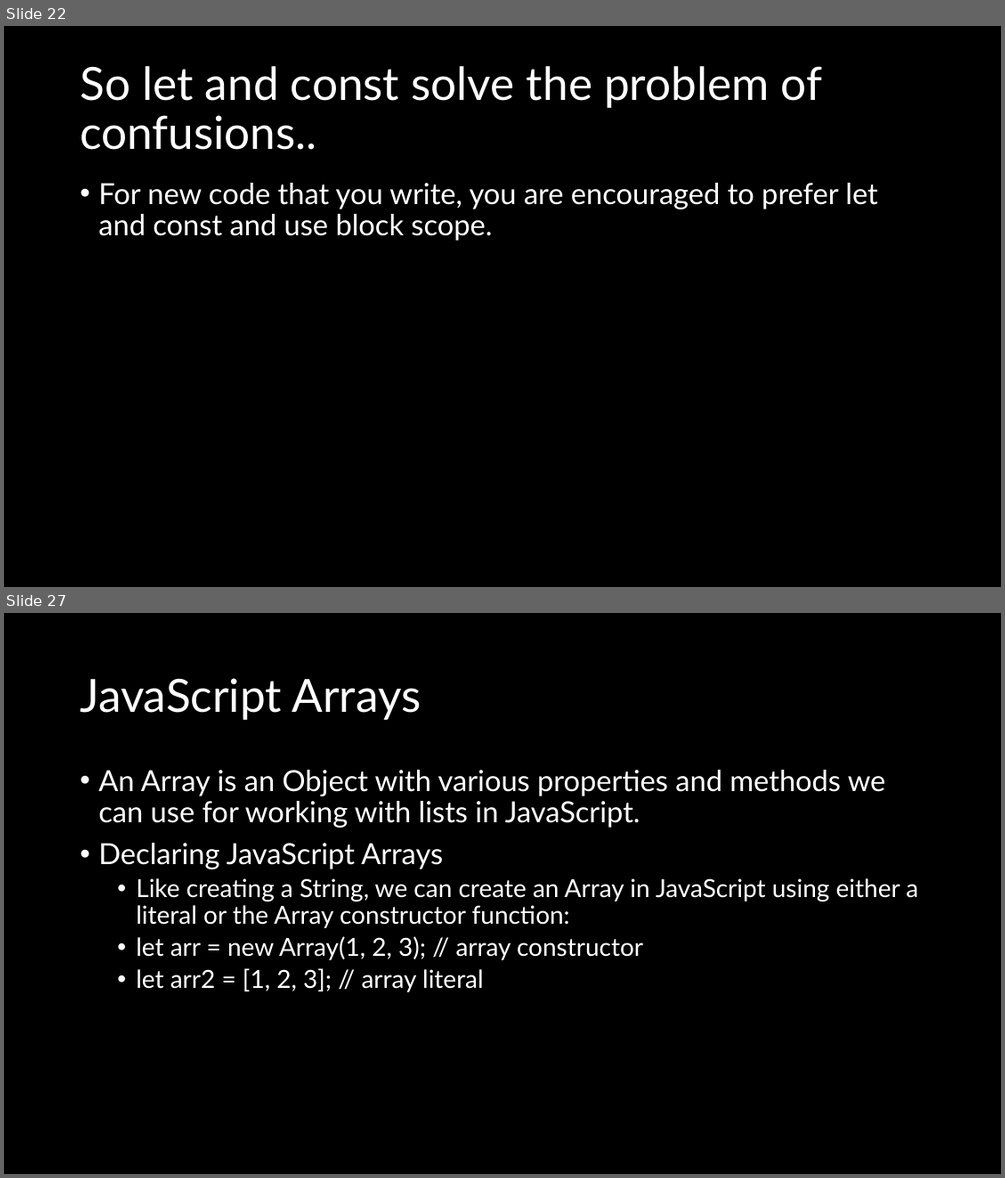
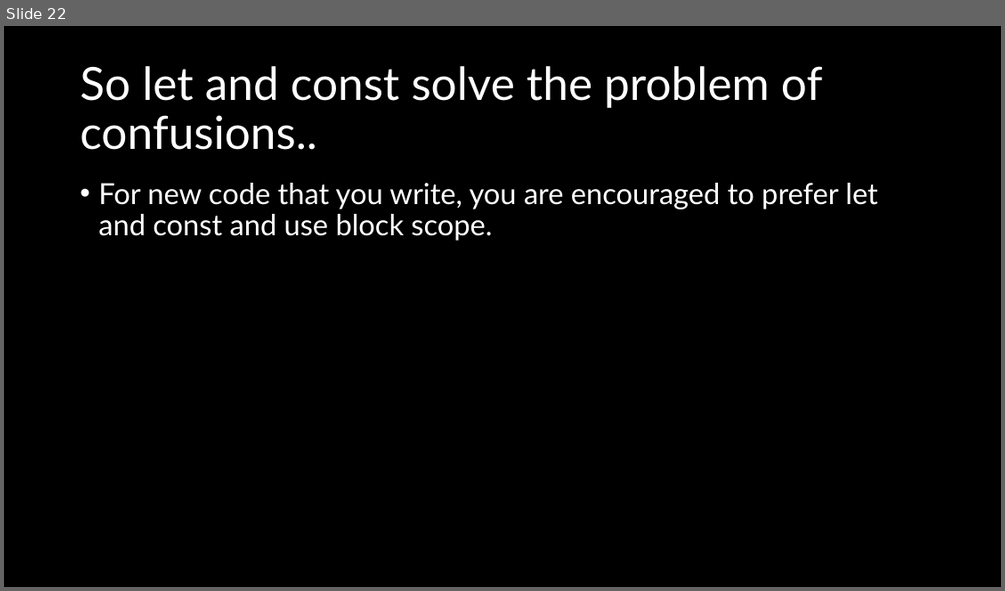
Before and after one commit to natiquekeyin/winter2026, a slide deck: JavaScript/Week3/Week3.pptx. Shown one above the other, each under a label of ours: slides 22 and 27 before the commit, slide 22 after it; the slides between them are not shown. The pictures are 1005x1178 and 1005x591 pixels, drawn with LibreOffice and Linux fonts; fonts in the diff are those of the drawing. Boxes give left, top, right and bottom in pixels: in the first picture for what was removed or moved away, otherwise in the second. Text is boxed around its words. In the diff, an @@ line names an element or a change of style, - is before the commit and + after.

```diff
--- a/JavaScript/Week3/Week3.pptx
+++ b/JavaScript/Week3/Week3.pptx
@@ slide 27 removed at <box>4,613,1001,1174</box>, background #000000 @@
@@ title removed at <box>80,678,421,720</box> @@
-JavaScript Arrays
@@ text removed at <box>98,770,918,992</box> @@
-• An Array is an Object with various properties and methods we can use for working with lists in JavaScript.
-• Declaring JavaScript Arrays
-  • Like creating a String, we can create an Array in JavaScript using either a literal or the Array constructor function:
-  • let arr = new Array(1, 2, 3); // array constructor
-  • let arr2 = [1, 2, 3]; // array literal
```
Also in this commit, not shown: 12 other slides removed, 5 other files.
